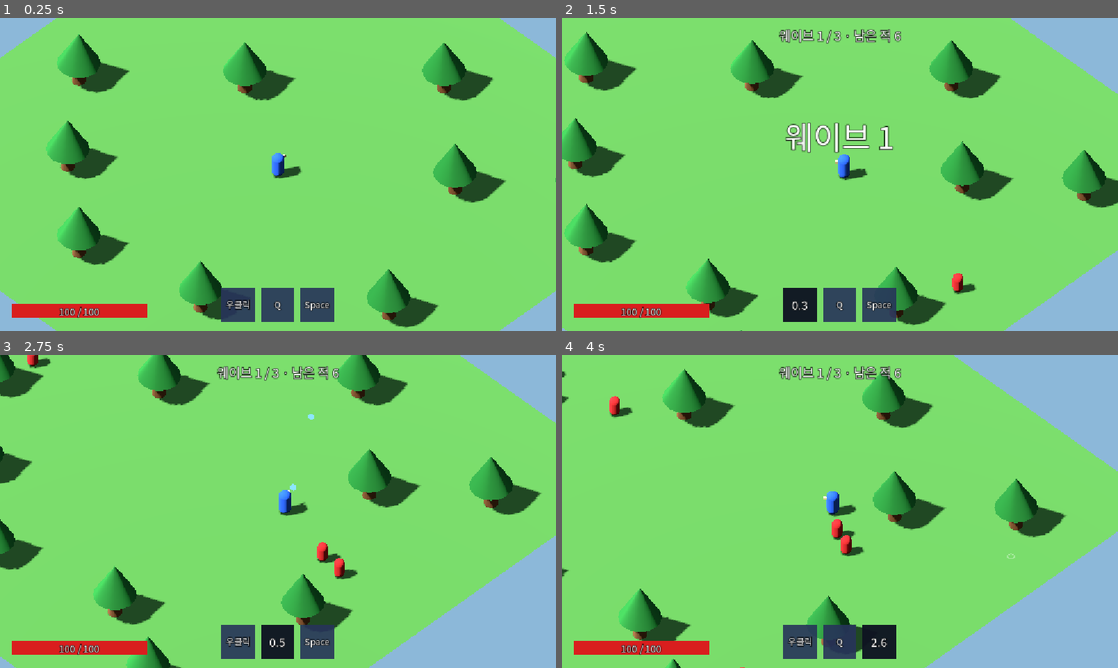
Above: before the commit, frames 1-4 (two rows, left to right).
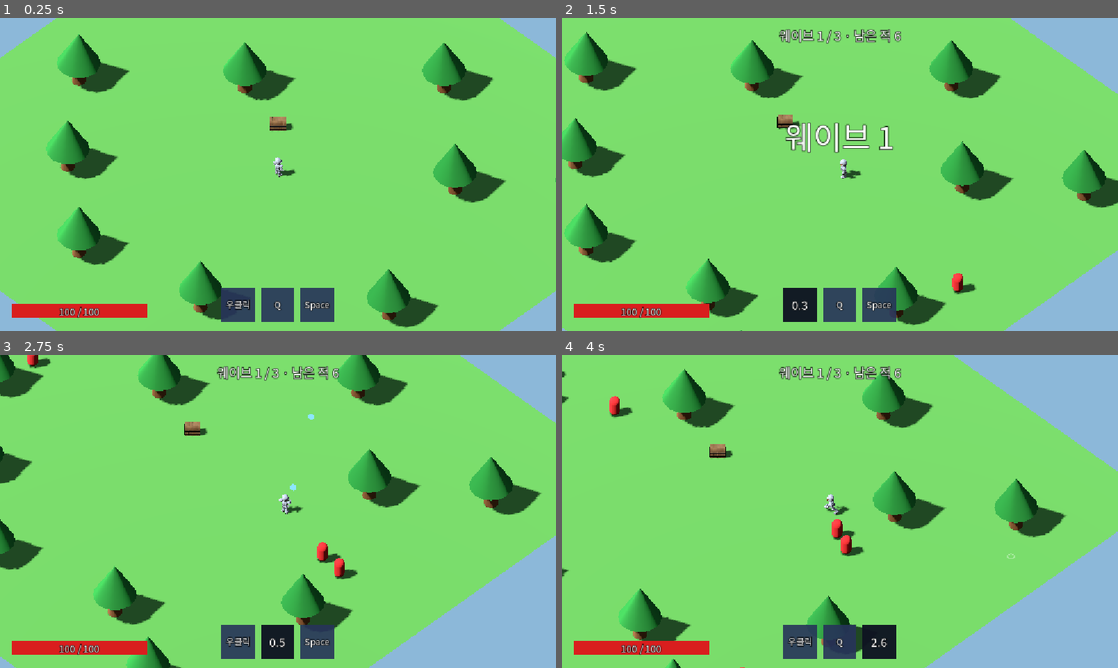
Above: after the commit, the same moments.

Repository: kimkyeongbeom/hadesclone
Game: Godot game, scene res://scenes/Main.tscn
Same seed, same stepped clock (60 frames per second), same inputs: the game is played once before the commit and once after it.
Inputs (mouse positions are in pixels of both pictures, inside the frame that each line leads up to):
- Up to frame 1 (0.25 s): no input
- Up to frame 2 (1.5 s): tap Enter at 0.5 s; move the mouse to (962, 158) at 0.52 s; press the mouse at (962, 158) at 0.53 s; hold D (move_right) 0.53-1.28 s; move the mouse to (728, 190) at 1.27 s; release the mouse at (728, 190) at 1.28 s; hold S (move_down) from 1.28 s (still down); right-click (728, 190) at 1.35 s
- Up to frame 3 (2.75 s): click (166, 527) at 1.55 s; move the mouse to (333, 442) at 2.02 s; release S (move_down) at 2.03 s; hold D (move_right) from 2.03 s (still down); hold Q (cast_missile) from 2.03 s (still down); click (333, 442) at 2.3 s
- Up to frame 4 (4 s): move the mouse to (812, 574) at 2.77 s; release D (move_right) at 2.78 s; release Q (cast_missile) at 2.78 s; hold W (move_up) 2.78-3.53 s; click (812, 574) at 2.85 s; move the mouse to (1006, 558) at 3.52 s; hold A (move_left) from 3.53 s (still down); hold Space (teleport) from 3.53 s (still down); click (1006, 558) at 3.8 s

The runs differ from the first frame. In frame 1, 0.4% of the frame differs, in the area x 48-55%, y 31-52%; in frame 2, 0.4%; in frame 3, 0.4%; in frame 4, 0.4%.

Commit message:
기사 캐릭터와 보물상자 추가
- 플레이어 캡슐을 knight.glb 기사 모델로 교체 (+Z를 보는 모델이라 180도 회전)
- 움직이면 run, 서 있으면 sword-slash 첫 프레임 자세, 근접 공격은 punch / 검을 들면 sword-slash, 미사일은 punch
- 보물상자(export/chest.glb)를 맵 중앙 근처에 배치, Area3D로 플레이어가 다가오면 open 애니메이션을 한 번 재생
- 상자가 열리면 플레이어가 검을 손에 듦 (그 전에는 검이 보이지 않음)

Co-Authored-By: Claude Opus 5.5 <noreply@anthropic.com>

Diff:
--- /dev/null
+++ b/scenes/Chest.tscn
@@ -0,0 +1,20 @@
+[gd_scene load_steps=4 format=3]
+
+[ext_resource type="Script" path="res://scripts/Chest.gd" id="1_chest"]
+[ext_resource type="PackedScene" path="res://export/chest.glb" id="2_model"]
+
+[sub_resource type="SphereShape3D" id="SphereShape3D_trigger"]
+radius = 2.0
+
+[node name="Chest" type="Node3D"]
+script = ExtResource("1_chest")
+
+[node name="Model" parent="." instance=ExtResource("2_model")]
+
+[node name="TriggerArea" type="Area3D" parent="."]
+collision_layer = 0
+collision_mask = 2
+monitorable = false
+
+[node name="CollisionShape3D" type="CollisionShape3D" parent="TriggerArea"]
+shape = SubResource("SphereShape3D_trigger")
--- a/scenes/Main.tscn
+++ b/scenes/Main.tscn
@@ -8,6 +8,7 @@
 [ext_resource type="PackedScene" path="res://scenes/BruteEnemy.tscn" id="6_brute"]
 [ext_resource type="Script" path="res://scripts/WaveManager.gd" id="7_waves"]
 [ext_resource type="PackedScene" path="res://scenes/HUD.tscn" id="8_hud"]
+[ext_resource type="PackedScene" path="res://scenes/Chest.tscn" id="9_chest"]
 
 [sub_resource type="BoxShape3D" id="BoxShape3D_ground"]
 size = Vector3(40, 1, 40)
@@ -120,6 +121,9 @@
 [node name="Tree12" parent="World/Trees" instance=ExtResource("1_tree")]
 transform = Transform3D(1, 0, 0, 0, 1, 0, 0, 0, 1, -7, 0, -4)
 
+[node name="Chest" parent="World" instance=ExtResource("9_chest")]
+transform = Transform3D(0.707107, 0, 0.707107, 0, 1, 0, -0.707107, 0, 0.707107, -3, 0, -3)
+
 [node name="SpawnPoints" type="Node3D" parent="World"]
 
 [node name="Spawn1" type="Marker3D" parent="World/SpawnPoints"]
--- a/scenes/Player.tscn
+++ b/scenes/Player.tscn
@@ -1,26 +1,12 @@
-[gd_scene load_steps=13 format=3]
+[gd_scene load_steps=10 format=3]
 
 [ext_resource type="Script" path="res://scripts/Player.gd" id="1_player"]
 [ext_resource type="PackedScene" path="res://scenes/MagicMissile.tscn" id="2_missile"]
+[ext_resource type="PackedScene" path="res://assets/characters/knight.glb" id="3_knight"]
 
 [sub_resource type="CapsuleShape3D" id="CapsuleShape3D_body"]
 radius = 0.4
 height = 1.8
-
-[sub_resource type="StandardMaterial3D" id="StandardMaterial3D_body"]
-albedo_color = Color(0.2, 0.42, 0.95, 1)
-
-[sub_resource type="CapsuleMesh" id="CapsuleMesh_body"]
-material = SubResource("StandardMaterial3D_body")
-radius = 0.4
-height = 1.8
-
-[sub_resource type="StandardMaterial3D" id="StandardMaterial3D_nose"]
-albedo_color = Color(0.95, 0.92, 0.6, 1)
-
-[sub_resource type="BoxMesh" id="BoxMesh_nose"]
-material = SubResource("StandardMaterial3D_nose")
-size = Vector3(0.18, 0.18, 0.3)
 
 [sub_resource type="StandardMaterial3D" id="StandardMaterial3D_marker"]
 transparency = 1
@@ -61,13 +47,8 @@
 transform = Transform3D(1, 0, 0, 0, 1, 0, 0, 0, 1, 0, 0.95, 0)
 shape = SubResource("CapsuleShape3D_body")
 
-[node name="Body" type="MeshInstance3D" parent="."]
-transform = Transform3D(1, 0, 0, 0, 1, 0, 0, 0, 1, 0, 0.9, 0)
-mesh = SubResource("CapsuleMesh_body")
-
-[node name="Nose" type="MeshInstance3D" parent="."]
-transform = Transform3D(1, 0, 0, 0, 1, 0, 0, 0, 1, 0, 1.3, -0.45)
-mesh = SubResource("BoxMesh_nose")
+[node name="Model" parent="." instance=ExtResource("3_knight")]
+transform = Transform3D(-1, 0, 0, 0, 1, 0, 0, 0, -1, 0, 0, 0)
 
 [node name="ClickMarker" type="MeshInstance3D" parent="."]
 visible = false
--- /dev/null
+++ b/scripts/Chest.gd
@@ -0,0 +1,26 @@
+extends Node3D
+
+## 보물상자: 플레이어가 TriggerArea에 들어오면 open 애니메이션을 한 번 재생하고
+## 열린 채로 둔다. 열리면 플레이어가 검을 손에 든다. 다시 다가가도 재생하지 않는다.
+
+## 재생할 애니메이션 이름
+@export var open_animation := &"open"
+
+var _opened := false
+
+@onready var _animation_player: AnimationPlayer = $Model/AnimationPlayer
+@onready var _trigger: Area3D = $TriggerArea
+
+
+func _ready() -> void:
+	_trigger.body_entered.connect(_on_body_entered)
+
+
+func _on_body_entered(body: Node3D) -> void:
+	if _opened or not body is Player:
+		return
+	_opened = true
+	_animation_player.play(open_animation)
+	# 상자 안에서 검을 꺼내 든다.
+	body.equip_sword()
+	_trigger.set_deferred("monitoring", false)
--- a/scripts/Player.gd
+++ b/scripts/Player.gd
@@ -63,6 +63,21 @@
 ## 출발점·도착점 파란 원이 보이는 시간 (초)
 @export var teleport_effect_time := 0.3
 
+## 움직일 때 반복하는 애니메이션
+@export var run_animation := &"run"
+## 검이 없을 때 공격 애니메이션 (근접 공격·미사일)
+@export var punch_animation := &"punch"
+## 검을 들었을 때 근접 공격 애니메이션
+@export var slash_animation := &"sword-slash"
+## 서 있을 때 자세로 쓸 애니메이션. 기사 모델에 idle이 없어 이 애니메이션의 첫 프레임에 멈춰 둔다.
+@export var idle_pose_animation := &"sword-slash"
+## 공격 애니메이션 재생 속도 (배)
+@export var attack_animation_speed := 1.5
+## 애니메이션이 바뀔 때 섞는 시간 (초)
+@export var animation_blend := 0.1
+## 검을 들고 있는지. 보물상자를 열면 true가 된다.
+@export var has_sword := false
+
 var health: float
 var is_dead := false
 
@@ -78,9 +93,11 @@
 var _marker_tween: Tween
 var _fan_tween: Tween
 var _teleport_tween: Tween
-
-@onready var _body: MeshInstance3D = $Body
-@onready var _nose: MeshInstance3D = $Nose
+var _attack_animation_left := 0.0
+
+@onready var _model: Node3D = $Model
+@onready var _animation_player: AnimationPlayer = $Model/AnimationPlayer
+@onready var _sword: Node3D = $Model/KnightRig/Skeleton3D/Hand_R/Sword
 @onready var _collision_shape: CollisionShape3D = $CollisionShape3D
 @onready var _click_marker: MeshInstance3D = $ClickMarker
 @onready var _melee_fan: MeshInstance3D = $MeleeFan
@@ -97,7 +114,16 @@
 	for effect in [_click_marker, _teleport_from_ring, _teleport_to_ring]:
 		effect.top_level = true
 	_melee_fan.mesh = _build_fan_mesh()
+	_sword.visible = has_sword
+	_add_idle_animation()
+	_animation_player.play(&"player/idle")
 	_prewarm_effects()
+
+
+## 보물상자가 열리면 불린다. 검을 손에 들고, 근접 공격이 칼질로 바뀐다.
+func equip_sword() -> void:
+	has_sword = true
+	_sword.visible = true
 
 
 func _unhandled_input(event: InputEvent) -> void:
@@ -122,6 +148,7 @@
 	_teleport_cooldown_left = maxf(_teleport_cooldown_left - delta, 0.0)
 	_teleport_invincible_left = maxf(_teleport_invincible_left - delta, 0.0)
 	_stand_left = maxf(_stand_left - delta, 0.0)
+	_attack_animation_left = maxf(_attack_animation_left - delta, 0.0)
 	_update_hurt_blink(delta)
 
 	# 우클릭과 Q는 누르고 있으면 쿨다운마다 반복 발동한다.
@@ -135,6 +162,7 @@
 	# 공격 직후에는 잠깐 제자리에 선다.
 	if _stand_left > 0.0:
 		velocity = Vector3.ZERO
+		_update_animation(false)
 		return
 
 	var wasd := _get_wasd_direction()
@@ -160,6 +188,7 @@
 	if direction != Vector3.ZERO:
 		Movement.slide_around_trees(self, direction, move_speed, stuck_ratio)
 		_face(direction, delta)
+	_update_animation(direction != Vector3.ZERO)
 
 
 func take_damage(amount: float, _from_position: Vector3) -> void:
@@ -213,6 +242,7 @@
 			continue
 		enemy.take_damage(melee_damage, global_position, melee_knockback)
 
+	_play_attack_animation(slash_animation if has_sword else punch_animation)
 	_show_melee_fan()
 
 
@@ -220,6 +250,7 @@
 	_begin_attack(direction)
 	_missile_cooldown_left = missile_cooldown
 	skill_used.emit(Skill.MISSILE, missile_cooldown)
+	_play_attack_animation(punch_animation)
 
 	var missile := missile_scene.instantiate()
 	missile.direction = direction
@@ -301,7 +332,7 @@
 
 
 func _face(direction: Vector3, delta: float) -> void:
-	# 앞쪽은 -Z 방향(코 상자가 있는 쪽)이다.
+	# 앞쪽은 -Z 방향(기사 얼굴이 보는 쪽)이다.
 	var yaw := atan2(-direction.x, -direction.z)
 	rotation.y = lerp_angle(rotation.y, yaw, 1.0 - exp(-turn_speed * delta))
 
@@ -310,9 +341,42 @@
 	if _hurt_left <= 0.0:
 		return
 	_hurt_left = maxf(_hurt_left - delta, 0.0)
-	var shown := _hurt_left <= 0.0 or int(_hurt_left / blink_interval) % 2 == 0
-	_body.visible = shown
-	_nose.visible = shown
+	_model.visible = _hurt_left <= 0.0 or int(_hurt_left / blink_interval) % 2 == 0
+
+
+## 움직이면 달리기, 서 있으면 서 있는 자세. 공격 애니메이션은 끝날 때까지 두되,
+## 다시 걷기 시작하면 달리기로 바꾼다.
+func _update_animation(moving: bool) -> void:
+	var next := &""
+	if moving:
+		_attack_animation_left = 0.0
+		next = &"player/run"
+	elif _attack_animation_left <= 0.0:
+		next = &"player/idle"
+	if next != &"" and _animation_player.current_animation != next:
+		_animation_player.play(next, animation_blend)
+
+
+func _play_attack_animation(animation: StringName) -> void:
+	_animation_player.play(animation, animation_blend, attack_animation_speed)
+	# 같은 공격을 연달아 쓰면 처음부터 다시 재생한다.
+	_animation_player.seek(0.0, true)
+	_attack_animation_left = _animation_player.get_animation(animation).length / attack_animation_speed
+
+
+## 기사 모델에는 idle이 없어서, idle_pose_animation의 첫 프레임만 남긴 애니메이션을 만든다.
+## run도 같은 라이브러리에 두어 이름을 한곳에서 관리한다.
+func _add_idle_animation() -> void:
+	var idle := _animation_player.get_animation(idle_pose_animation).duplicate(true) as Animation
+	for track in idle.get_track_count():
+		for key in range(idle.track_get_key_count(track) - 1, 0, -1):
+			idle.track_remove_key(track, key)
+	idle.length = 0.1
+	idle.loop_mode = Animation.LOOP_LINEAR
+	var library := AnimationLibrary.new()
+	library.add_animation(&"idle", idle)
+	library.add_animation(&"run", _animation_player.get_animation(run_animation))
+	_animation_player.add_animation_library(&"player", library)
 
 
 ## 쓰러지면 회색으로 변하며 옆으로 눕는다.
@@ -322,16 +386,16 @@
 	_has_target = false
 	velocity = Vector3.ZERO
 	collision_layer = 0
-	_body.visible = true
-	_nose.visible = true
+	_model.visible = true
+	_animation_player.pause()
 	var gray := StandardMaterial3D.new()
 	gray.albedo_color = Color(0.5, 0.5, 0.5)
-	_body.material_override = gray
-	_nose.material_override = gray
+	for mesh in _model.find_children("*", "MeshInstance3D", true, false):
+		mesh.material_override = gray
 	died.emit()
 	var tween := create_tween().set_process_mode(Tween.TWEEN_PROCESS_PHYSICS).set_parallel()
 	tween.tween_property(self, "rotation:z", PI * 0.5, 0.3)
-	tween.tween_property(self, "position:y", 0.4, 0.3)
+	tween.tween_property(self, "position:y", 0.3, 0.3)
 
 
 func _show_click_marker(point: Vector3) -> void:
Binary file added: assets/characters/knight.glb
Not shown, added: assets/characters/knight.glb.import
Binary file added: assets/characters/knight_knight_palette.png
Not shown, added: assets/characters/knight_knight_palette.png.import
Binary file added: export/chest.glb
Not shown, added: export/chest.glb.import
Binary file added: export/chest_wood_planks_Diffuse_1k.jpg
Not shown, added: export/chest_wood_planks_Diffuse_1k.jpg.import
Not shown, added: export/chest_wood_planks_Rough_1k.png.import
Not shown, added: export/chest_wood_planks_nor_gl_1k.jpg.import
Not shown: 1 places in scenes/Main.tscn that only renumber resources
Not shown, added: scripts/Chest.gd.uid
(and 1 more such lines)
